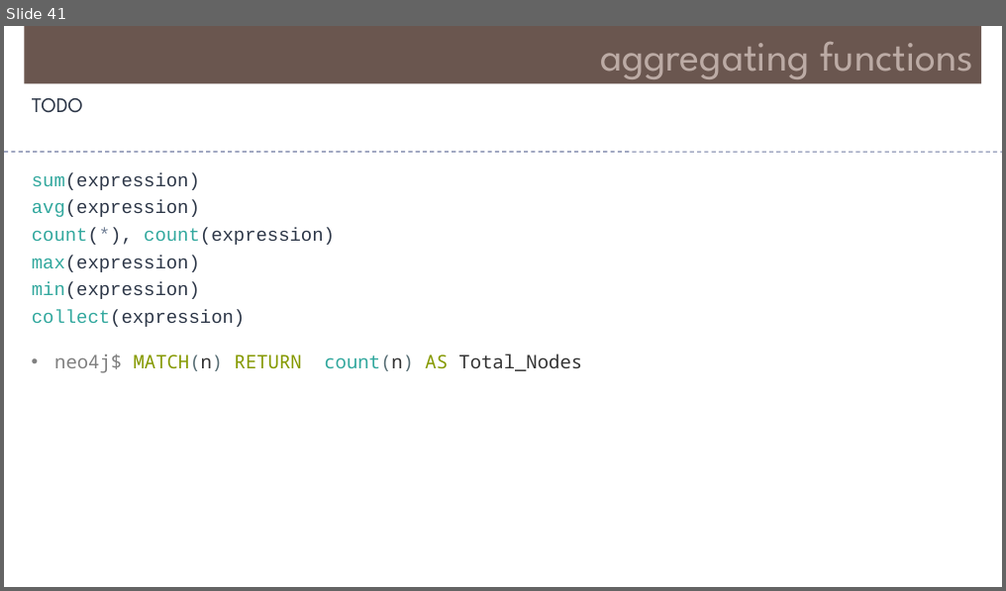
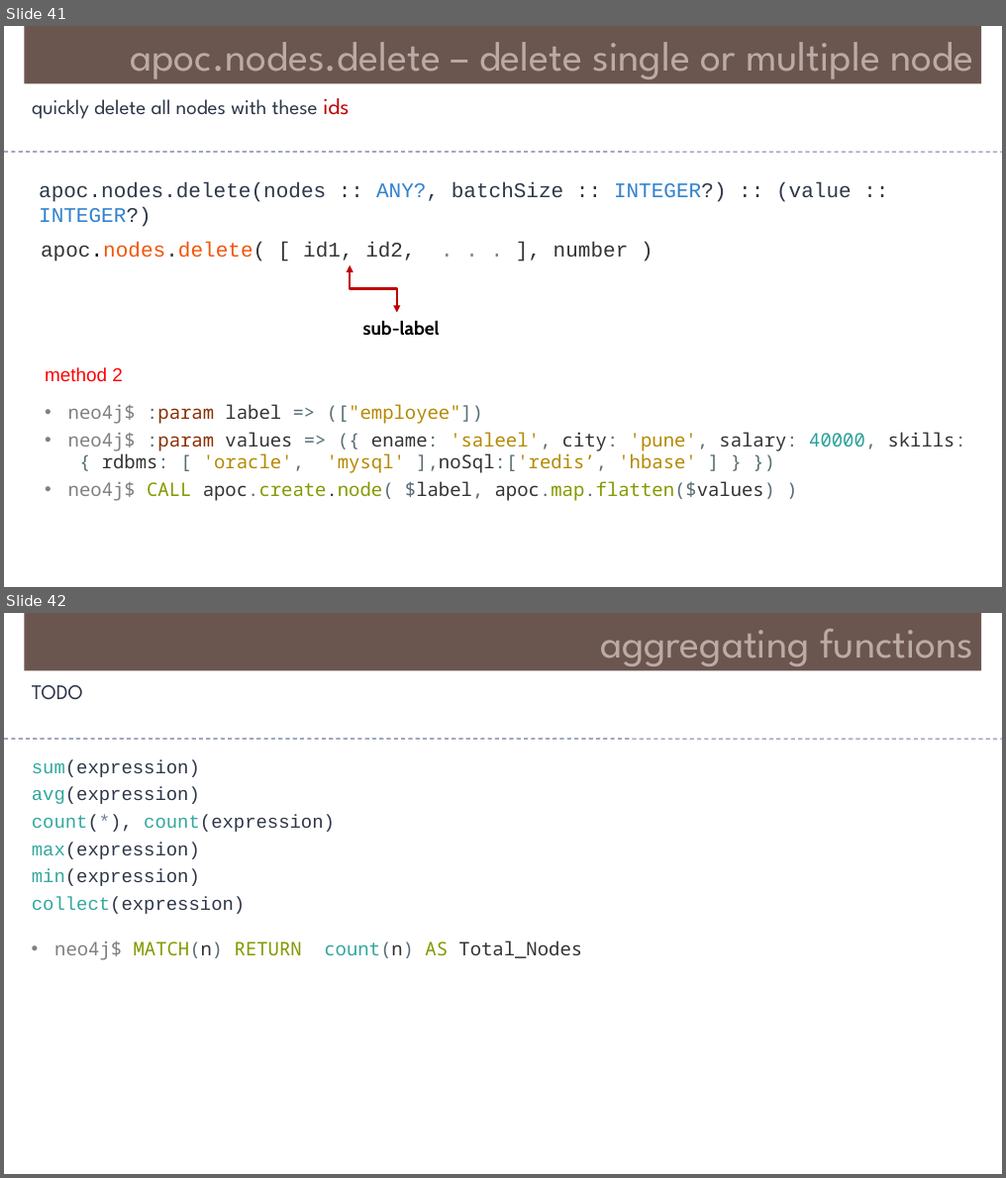
Before and after one commit to Saleel-Bagde/PPT-s, a slide deck: Neo4j.pptx. Shown one above the other, each under a label of ours: slide 41 before the commit, slides 41 and 42 after it. The pictures are 1006x591 and 1006x1178 pixels, drawn with LibreOffice and Linux fonts; fonts in the diff are those of the drawing. Boxes give left, top, right and bottom in pixels: in the first picture for what was removed or moved away, otherwise in the second. Text is boxed around its words. In the diff, an @@ line names an element or a change of style, - is before the commit and + after.

```diff
--- a/Neo4j.pptx
+++ b/Neo4j.pptx
@@ slide 41 added at (4,26,1002,587), background #FFFFFF @@
@@ rectangle added at (24,26,982,83), fill #6A5650, 40 pt, text #BCABA5 @@
+apoc.nodes.delete – delete single or multiple node
@@ text added at (32,98,349,119), 20 pt, text #2D3748 @@
+quickly delete all nodes with these ids
@@ line added from (4, 152) to (1002, 152), #6E78A0 0.99 pt dashed @@
@@ text added at (39,182,851,227), 20 pt, text #2D3748 @@
+apoc.nodes.delete(nodes :: ANY?, batchSize :: INTEGER?) :: (value :: INTEGER?)
@@ text added at (41,242,629,262), 20 pt, text #333333 @@
+apoc.nodes.delete( [ id1, id2, . . . ], number )
@@ elbow double arrow added from (350, 266) to (397, 313), #C00000 2.25 pt @@
@@ text added at (363,320,440,336), 18 pt, text #000000, bold @@
+sub-label
@@ text added at (45,368,123,382), 18 pt, text #FF0000 @@
+method 2
@@ text added at (68,404,966,501), 18 pt, text #333333 @@
+• neo4j$ :param label => (["employee"])
+• neo4j$ :param values => ({ ename: 'saleel', city: 'pune', salary: 40000, skills: { rdbms: [ 'oracle', 'mysql' ],noSql:['redis’, 'hbase' ] } })
+• neo4j$ CALL apoc.create.node( $label, apoc.map.flatten($values) )
@@ what was slide 41 is now slide 42 @@
```
Also in this commit, not shown: 9 slides changed.
